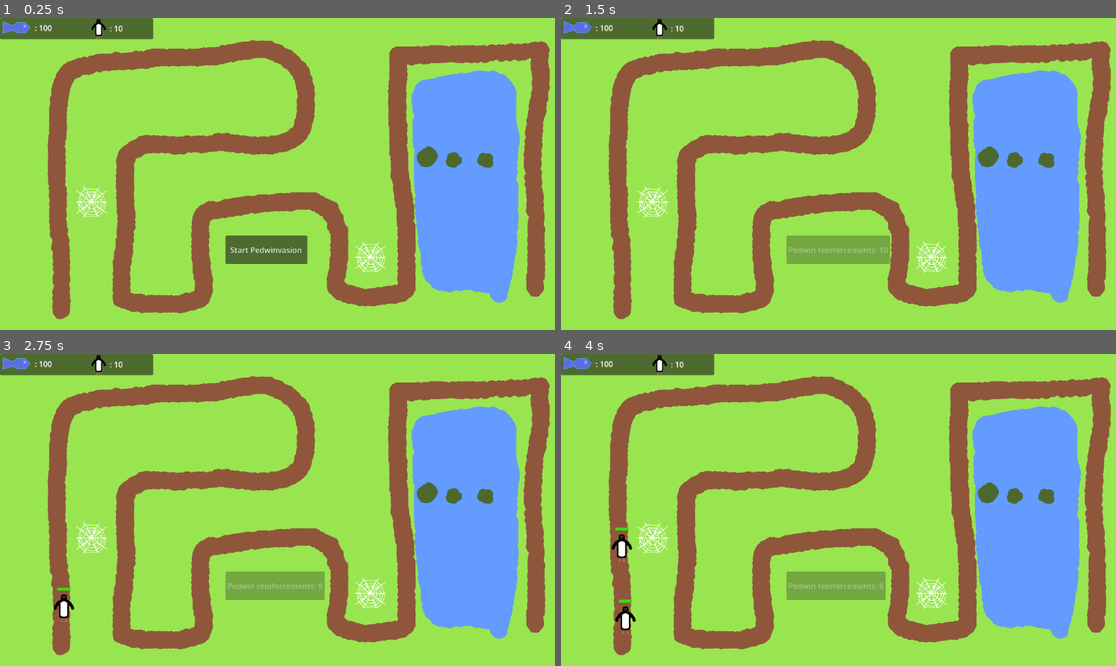
Above: before the commit, frames 1-4 (two rows, left to right).
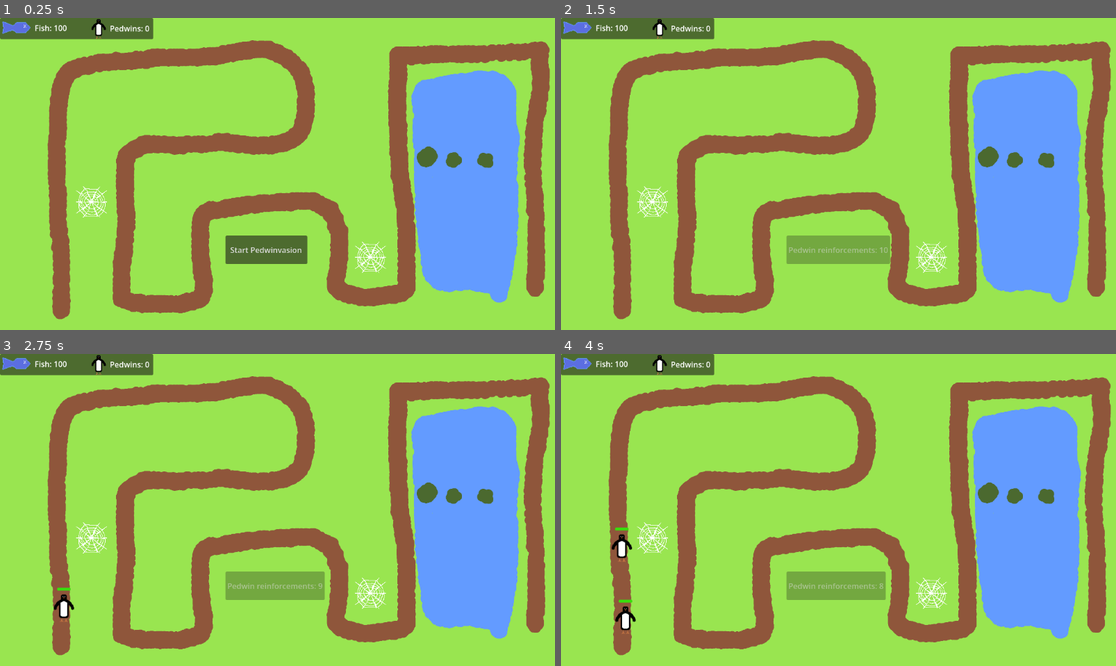
Above: after the commit, the same moments.

Repository: CrimsonCloak/pedwin
Game: Godot game, scene res://Scenes/demogame.tscn
Same seed, same stepped clock (60 frames per second), same inputs: the game is played once before the commit and once after it.
Inputs (mouse positions are in pixels of both pictures, inside the frame that each line leads up to):
- Up to frame 1 (0.25 s): no input
- Up to frame 2 (1.5 s): click "Start Pedwinvasion" at 0.5 s; tap Enter at 1.25 s; move the mouse to (960, 158) at 1.27 s; click (960, 158) at 1.42 s
- Up to frame 3 (2.75 s): tap Space at 2 s; move the mouse to (166, 525) at 2.02 s; click (166, 525) at 2.17 s
- Up to frame 4 (4 s): move the mouse to (894, 441) at 2.77 s; click (894, 441) at 2.92 s; move the mouse to (810, 572) at 3.52 s; click (810, 572) at 3.67 s

The runs differ from the first frame. In frame 1, 0.2% of the frame differs, in the area x 6-27%, y 2-5%; in frame 2, 0.2%; in frame 3, 0.2%; in frame 4, 0.2%.

Commit message:
Start work on gameManager node

Diff:
--- a/Scenes/UI/level_hud.tscn
+++ b/Scenes/UI/level_hud.tscn
@@ -29,7 +29,6 @@
 offset_top = 9.0
 offset_right = 128.0
 offset_bottom = 32.0
-text = ": 100"
 
 [node name="PedwinRemainingCounterVisual" type="TextureRect" parent="CanvasLayer/UI_top_bar" unique_id=237885755]
 layout_mode = 0
@@ -46,4 +45,3 @@
 offset_top = 10.0
 offset_right = 284.0
 offset_bottom = 33.0
-text = ": 10"
--- a/Scenes/demogame.tscn
+++ b/Scenes/demogame.tscn
@@ -2,6 +2,7 @@
 
 [ext_resource type="Script" uid="uid://cur77xedsl4gn" path="res://Scripts/game.gd" id="1_u22c3"]
 [ext_resource type="Texture2D" uid="uid://cd1km3f1i5gd" path="res://Assets/Background.png" id="2_8vyj5"]
+[ext_resource type="PackedScene" uid="uid://cmw57ycpp3g6g" path="res://Scenes/game_manager.tscn" id="2_pu47x"]
 [ext_resource type="PackedScene" uid="uid://dcgd821vn4q86" path="res://Scenes/empty_plot.tscn" id="3_8vyj5"]
 [ext_resource type="PackedScene" uid="uid://br4vn4h68fivi" path="res://Scenes/UI/level_hud.tscn" id="4_f2hrv"]
 
@@ -13,6 +14,8 @@
 
 [node name="Game" type="Node2D" unique_id=1903733899]
 script = ExtResource("1_u22c3")
+
+[node name="GameManager" parent="." unique_id=1840653045 instance=ExtResource("2_pu47x")]
 
 [node name="Background" type="Sprite2D" parent="." unique_id=1396405459]
 position = Vector2(577, 325)
@@ -35,7 +38,7 @@
 [node name="EmptyPlot" parent="." unique_id=1246639761 instance=ExtResource("3_8vyj5")]
 position = Vector2(190, 382)
 
-[node name="EmptyPlot4" parent="." unique_id=1249612798 instance=ExtResource("3_8vyj5")]
+[node name="EmptyPlot2" parent="." unique_id=1249612798 instance=ExtResource("3_8vyj5")]
 position = Vector2(769, 497)
 
 [node name="LevelHud" parent="." unique_id=1502562895 instance=ExtResource("4_f2hrv")]
--- /dev/null
+++ b/Scenes/game_manager.tscn
@@ -0,0 +1,6 @@
+[gd_scene format=3 uid="uid://cmw57ycpp3g6g"]
+
+[ext_resource type="Script" uid="uid://ckynio5nyljg6" path="res://Scripts/game_manager.gd" id="1_oj352"]
+
+[node name="GameManager" type="Node2D" unique_id=1840653045]
+script = ExtResource("1_oj352")
--- a/Scripts/empty_plot.gd
+++ b/Scripts/empty_plot.gd
@@ -1,10 +1,10 @@
 extends Node2D
 
 var spodr_cocoon_prefab: PackedScene = preload("res://Scenes/spodr_cocoon.tscn")
-
+var gameManager: Node2D
 # Called when the node enters the scene tree for the first time.
 func _ready() -> void:
-	pass # Replace with function body.
+	gameManager = get_node("/root/Game/GameManager")
 
 # Called every frame. 'delta' is the elapsed time since the previous frame.
 func _process(delta: float) -> void:
@@ -22,4 +22,6 @@
 	var spodr_cocoon = spodr_cocoon_prefab.instantiate()
 	self.get_parent().add_child(spodr_cocoon)
 	spodr_cocoon.position = Vector2(self.position)
+	if gameManager.fishAmount > 50:
+		gameManager.spend_fish(50)
 	queue_free()
--- a/Scripts/game.gd
+++ b/Scripts/game.gd
@@ -3,10 +3,12 @@
 @onready var path: Path2D = $Path2D
 @onready var button: Button = $StartButton
 var pedwin_wave_size: int
+var gameManager
 # Called when the node enters the scene tree for the first time.
 func _ready():
 	button.pressed.connect (_button_pressed)
-	pedwin_wave_size = 10
+	gameManager = get_node("/root/Game/GameManager")
+	pedwin_wave_size = gameManager.pedwins_per_wave
 
 func _button_pressed():
 	$SpawnTimer.timeout.connect(spawn_enemy)
@@ -28,7 +30,7 @@
 
 
 func set_victory_text():
-	button.text = "All reinforcements beat!"
+	button.text = "All reinforcements deployed!"
 	# Set button to do a different function!
 	button.pressed.connect (level_completed)
 	button.disabled = false
--- /dev/null
+++ b/Scripts/game_manager.gd
@@ -0,0 +1,39 @@
+extends Node2D
+@export var fishAmount: int = 100
+@export var pedwinsAlive: int
+@export var pedwinsKilled: int = 0
+@export var pedwins_per_wave: int = 10
+# Called when the node enters the scene tree for the first time.
+var levelhud
+func _ready() -> void:
+	pass # Replace with function body.
+	levelhud = get_node("../LevelHud")
+	# Set fish_counter to 100
+	set_fish_text(fishAmount)
+
+# Called every frame. 'delta' is the elapsed time since the previous frame.
+func _process(delta: float) -> void:
+	count_alive_pedwins()
+
+func count_alive_pedwins():
+	pedwinsAlive = get_node("../Path2D").get_child_count()
+	set_pedwin_text(pedwinsAlive)
+# Functions that write or update UI elements
+
+func set_fish_text(amount: int):
+	var fisCounter = levelhud.find_child("FishCounterText")
+	fisCounter.text = "Fish: %d" % fishAmount
+
+func set_pedwin_text(amount: int):
+	var fisCounter = levelhud.find_child("PedwinRemainingCounterText")
+	fisCounter.text = "Pedwins: %d" % pedwinsKilled
+
+
+# Functions that edit values for game
+
+func gain_fish(amount: int):
+	fishAmount += amount
+	set_fish_text(fishAmount)
+func spend_fish(amount: int):
+	fishAmount -= amount
+	set_fish_text(fishAmount)
--- a/Scripts/pedwin.gd
+++ b/Scripts/pedwin.gd
@@ -2,10 +2,12 @@
 @export var speed: float = 100.0
 @export var maxHealth: int = 2
 @export var health: int
-
+@export var fishValue: int = 10
+@export var gameManager = Node2D
 # Called when the node enters the scene tree for the first time.
 func _ready() -> void:
 	health = maxHealth
+	gameManager = get_node("/root/Game/GameManager")
 
 func _input(event):
 	if event is InputEventMouseButton:
@@ -24,6 +26,8 @@
 	update_health()
 	if health <= 0:
 		queue_free()
+		gameManager.gain_fish(fishValue)
+		gameManager.pedwinsKilled += 1
 
 func update_health():
 	$healthBar.value = health
Not shown, added: Scripts/game_manager.gd.uid
